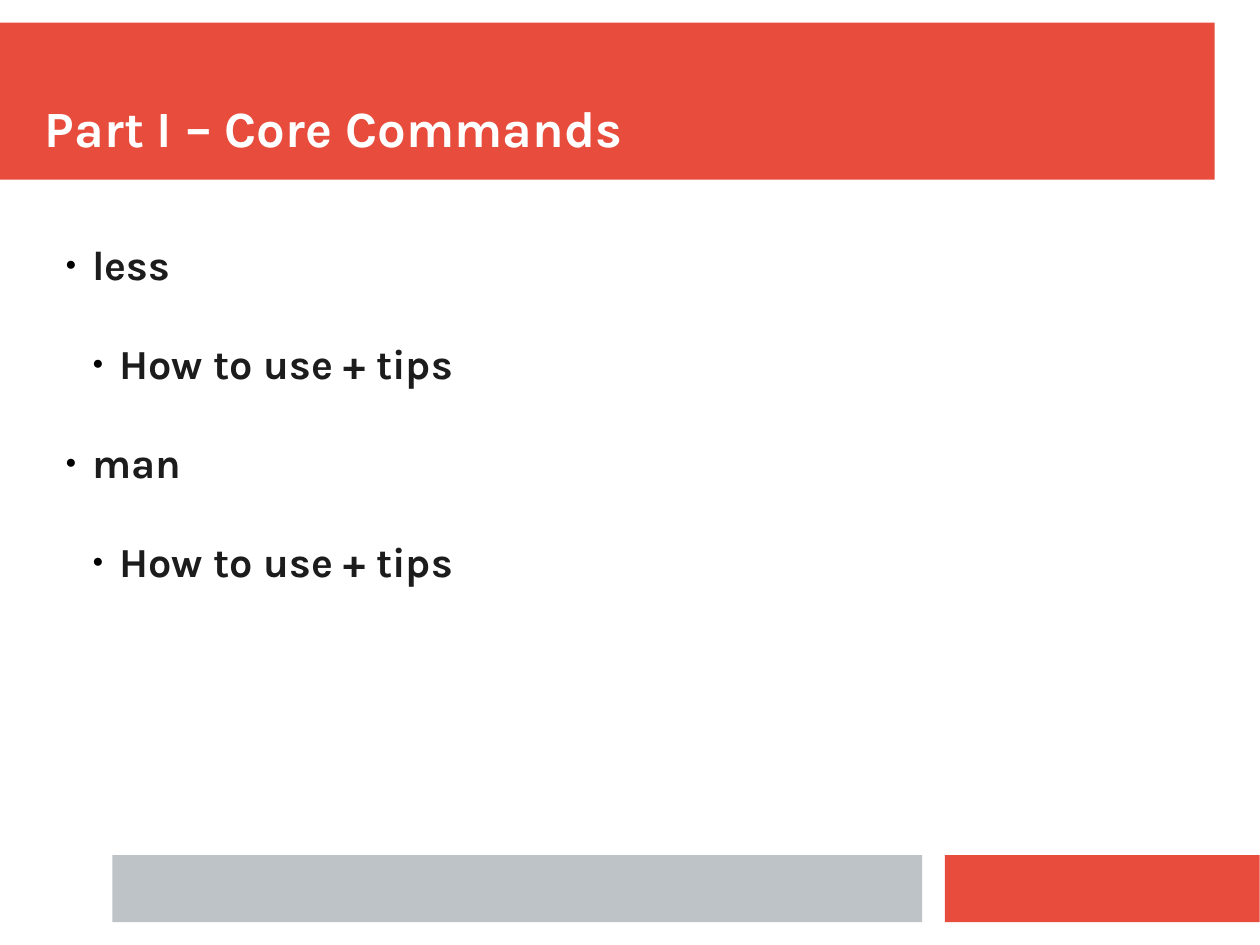
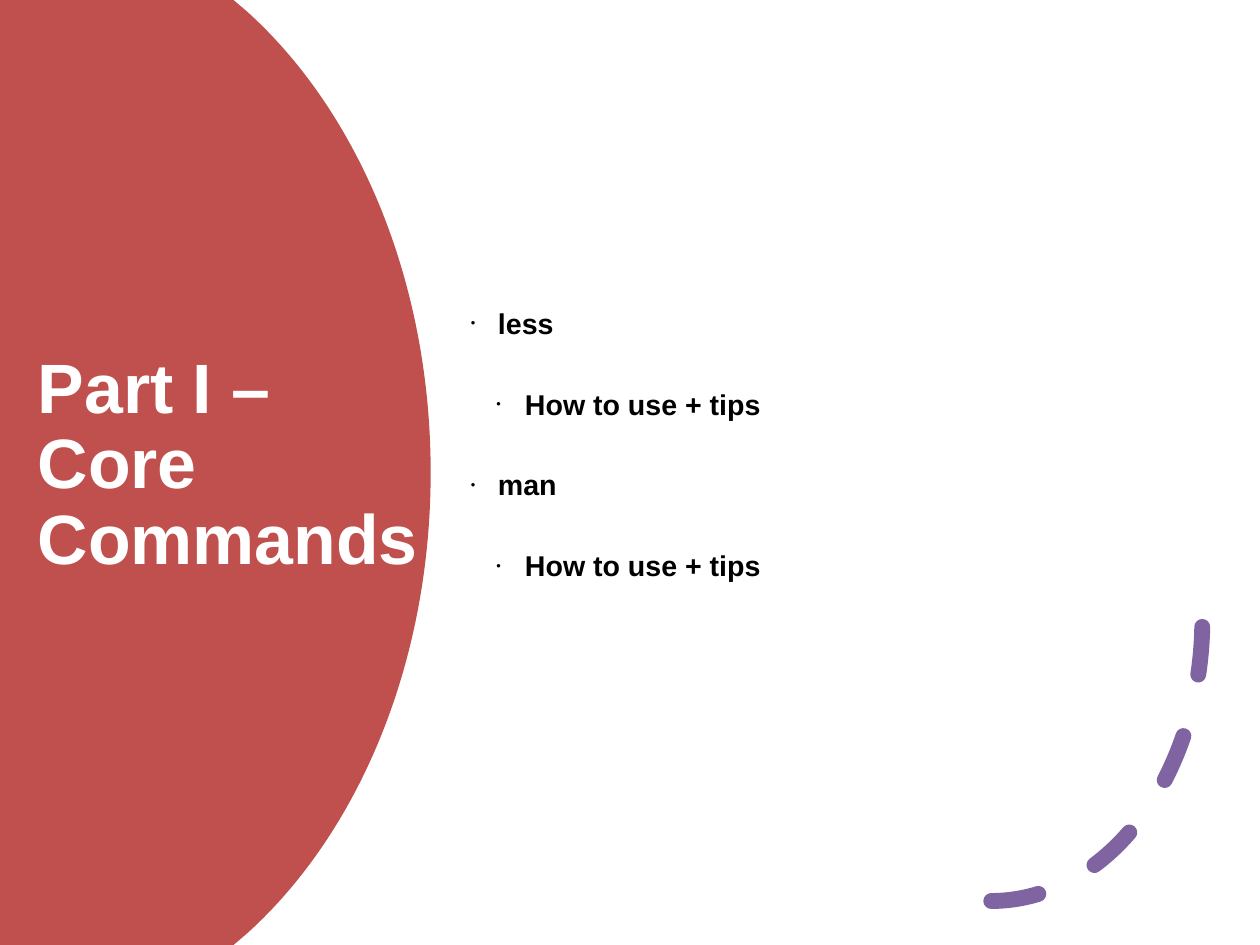
Before and after one commit to ianmiell/introduction-to-the-command-line, a slide deck: slide 11 of slides/introduction_to_the_command_line.pptx. Drawn at 1260x945 pixels with LibreOffice and Linux fonts; fonts in the diff are those of the drawing. Boxes give left, top, right and bottom in pixels: in the first picture for what was removed or moved away, otherwise in the second. Text is boxed around its words. In the diff, an @@ line names an element or a change of style, - is before the commit and + after.

```diff
--- a/slides/introduction_to_the_command_line.pptx
+++ b/slides/introduction_to_the_command_line.pptx
@@ rectangle added at [0, 0, 1260, 945], fill #FFFFFF @@
@@ freeform shape added at [0, 0, 431, 945], fill #C0504D @@
@@ text "less": place and size @@
-text "less" at [92, 251, 453, 587]
+text "less" at [498, 313, 761, 582]
@@ text "less" at [498, 313, 761, 582]: size 26 to 18 pt, font Karla to Arial, text colour #1C1C1C to #000000; bullet ● to •; line spacing 1 to 0.9; more space between paragraphs; vertical alignment top to middle @@
@@ text "Part I – Core Commands": place and size @@
-text "Part I – Core Commands" at [45, 112, 622, 148]
+text "Part I – Core Commands" at [38, 365, 418, 565]
@@ text "Part I – Core Commands" at [38, 365, 418, 565]: size 32 to 44 pt, font Karla to Arial; line spacing 1 to 0.9; more space between paragraphs; vertical alignment bottom to middle @@
@@ arc (boxed as its full ellipse) added at [781, 338, 1203, 901], outline #8064A2 10 pt dashed @@
@@ rectangle removed at [112, 855, 922, 923] @@
```
Also in this commit, not shown: 19 other slides changed, 1 other file.
